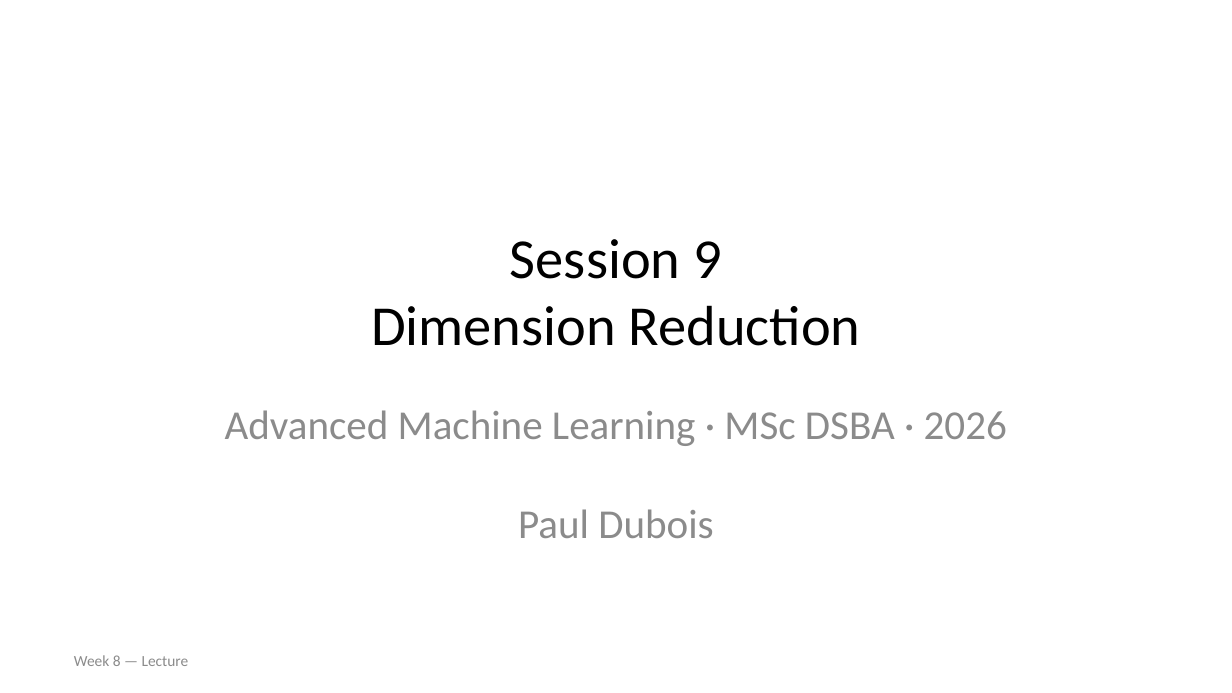
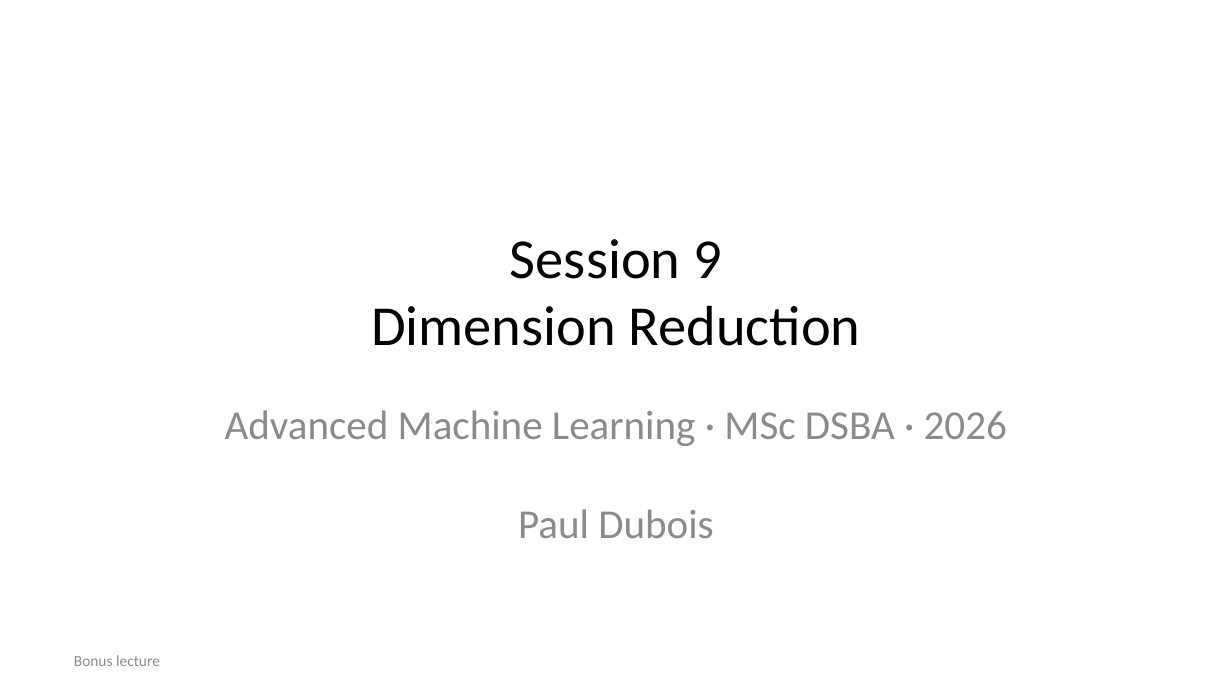
Before and after one commit to pauldubois98/AdvancedMachineLearning2026, a slide deck: slide 1 of Course09/slides.pptx. Drawn at 1232x693 pixels with LibreOffice and Linux fonts; fonts in the diff are those of the drawing. Boxes give left, top, right and bottom in pixels: in the first picture for what was removed or moved away, otherwise in the second. Text is boxed around its words. In the diff, an @@ line names an element or a change of style, - is before the commit and + after.

```diff
--- a/Course09/slides.pptx
+++ b/Course09/slides.pptx
@@ text at [74,655,160,666]: text changed @@
-Week 8 — Lecture
+Bonus lecture
```
Also in this commit, not shown: 11 other files.
